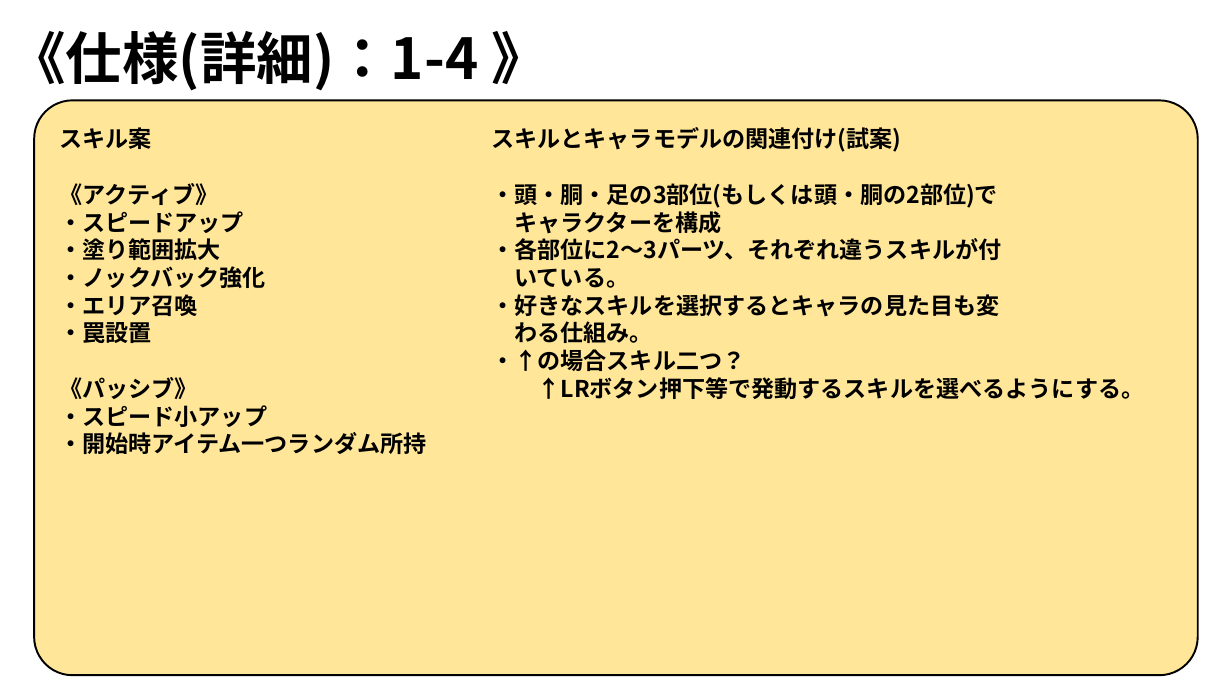
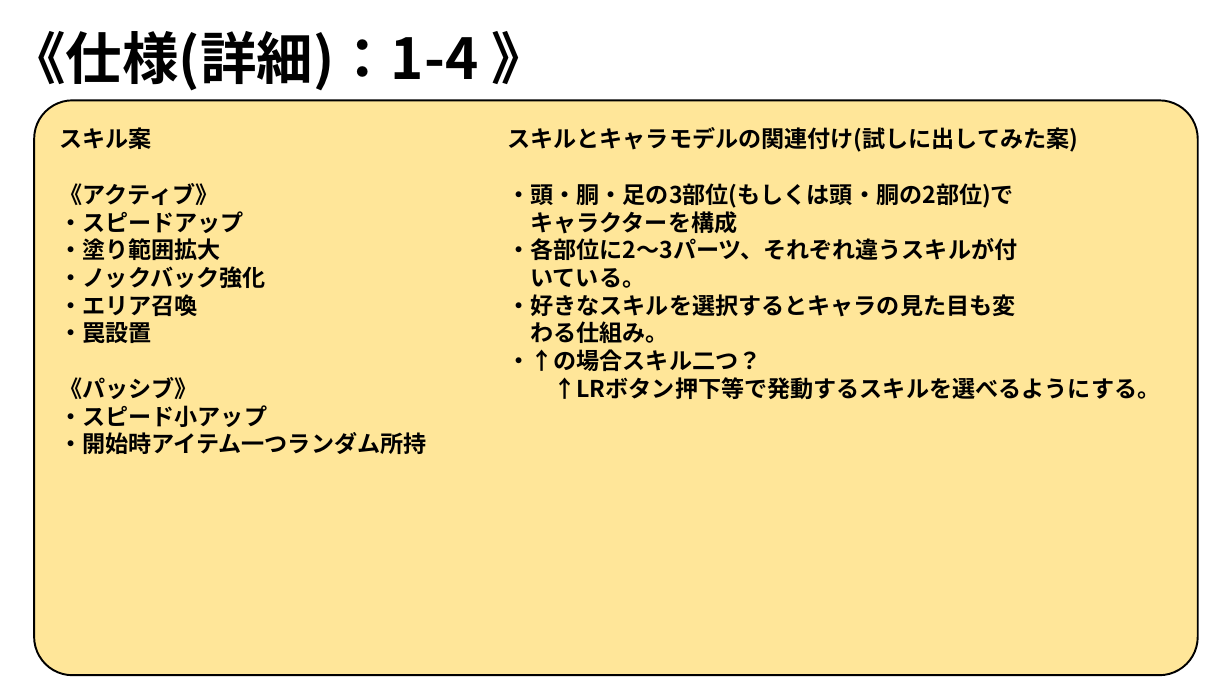
Before and after one commit to ARITA-MEIGEN/C-Team001, a slide deck: slide 40 of data/GS3_チーム2_仕様書.pptx. Drawn at 1232x693 pixels with LibreOffice and Linux fonts; fonts in the diff are those of the drawing; background and template pictures are left out. Boxes give left, top, right and bottom in pixels: in the first picture for what was removed or moved away, otherwise in the second. Text is boxed around its words. In the diff, an @@ line names an element or a change of style, - is before the commit and + after.

```diff
--- a/data/GS3_チーム2_仕様書.pptx
+++ b/data/GS3_チーム2_仕様書.pptx
@@ text "スキルとキャラモデルの関連付け(試しに出してみた案)": place and size @@
-text "スキルとキャラモデルの関連付け(試しに出してみた案)" at box(491, 127, 1145, 399)
+text "スキルとキャラモデルの関連付け(試しに出してみた案)" at box(507, 127, 1161, 399)
@@ text at box(507, 127, 1078, 152): text changed @@
-スキルとキャラモデルの関連付け(試案)
+スキルとキャラモデルの関連付け(試しに出してみた案)
```
Also in this commit, not shown: 14 other slides changed.
